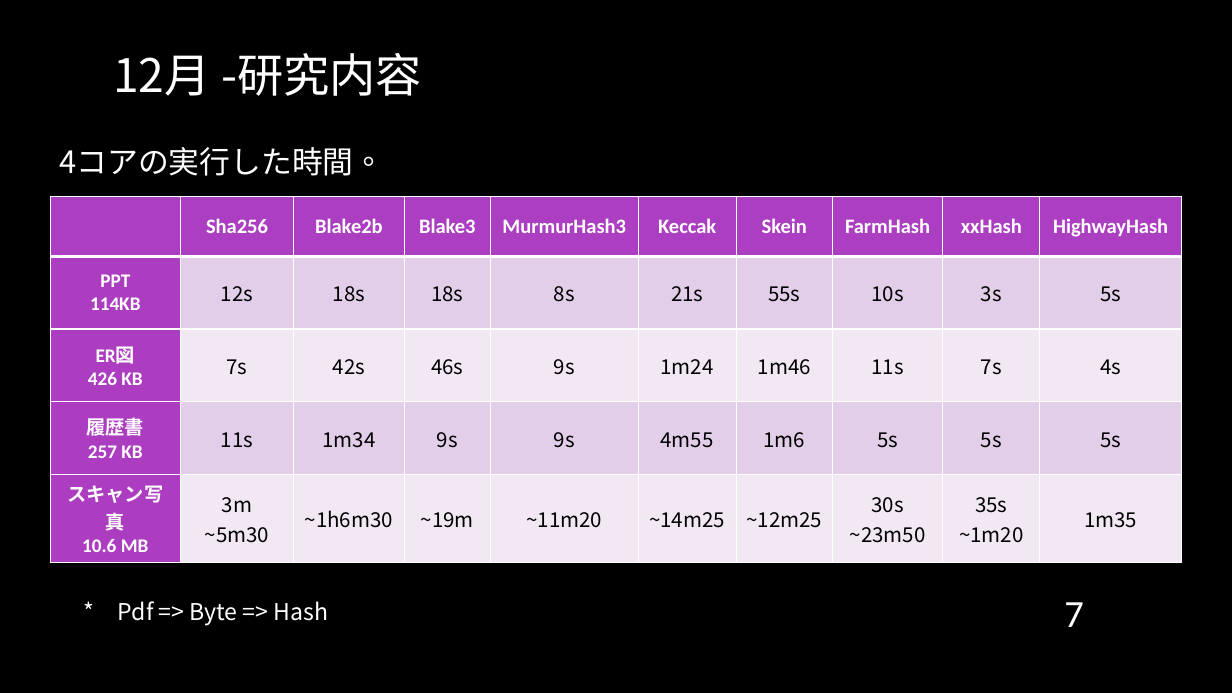
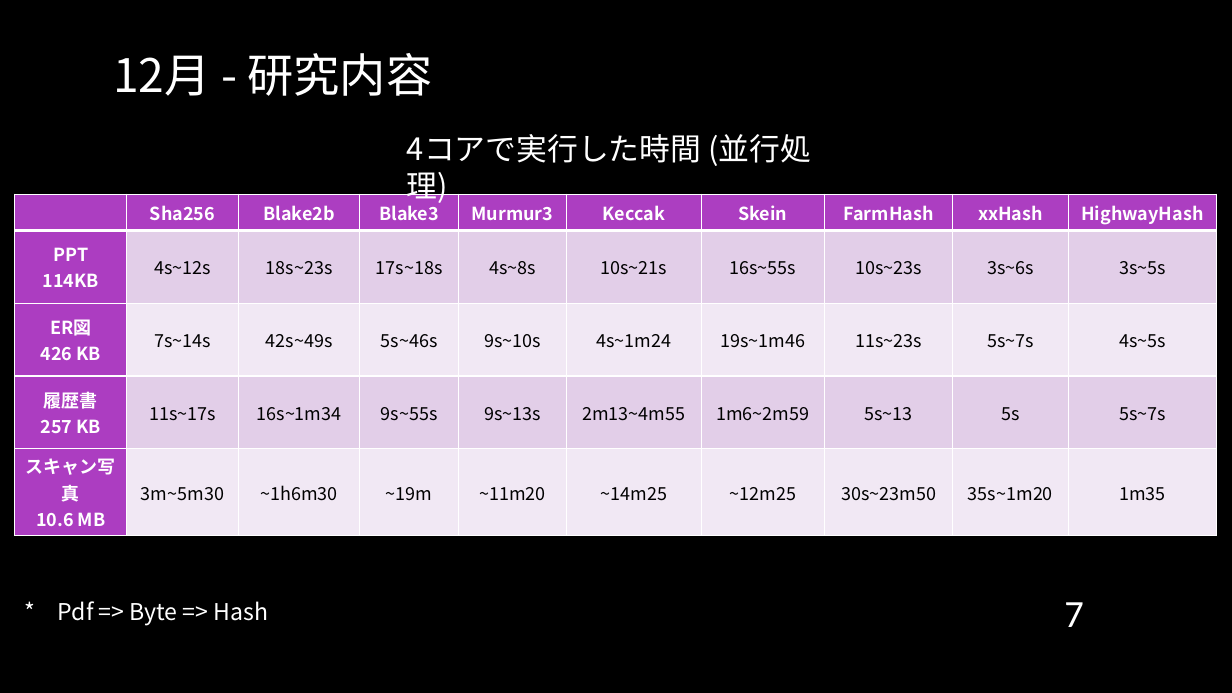
Before and after one commit to cyrusmanosa/Ecc-Year-3, a slide deck: slide 7 of Y3-Sem2/ITゼミ演習II/2024年度_12月報告会_Sk3a04_文家俊.pptx. Drawn at 1232x693 pixels with LibreOffice and Linux fonts; fonts in the diff are those of the drawing; background and template pictures are left out. Boxes give left, top, right and bottom in pixels: in the first picture for what was removed or moved away, otherwise in the second. Text is boxed around its words. In the diff, an @@ line names an element or a change of style, - is before the commit and + after.

```diff
--- a/Y3-Sem2/ITゼミ演習II/2024年度_12月報告会_Sk3a04_文家俊.pptx
+++ b/Y3-Sem2/ITゼミ演習II/2024年度_12月報告会_Sk3a04_文家俊.pptx
@@ title at [113,53,433,96]: spaces changed @@
-12月 -研究内容
+12月 - 研究内容
@@ text at [407,134,811,205]: text changed @@
-4コアの実行した時間。
+4コアで実行した時間 (並行処理)
@@ table at [15,194,1217,530] @@
-row 1, column 5: MurmurHash3
+row 1, column 5: Murmur3
-row 2: PPT / 114KB | 12s | 18s | 18s | 8s | 21s | 55s | 10s | 3s | 5s
+row 2: PPT / 114KB | 4s~12s | 18s~23s | 17s~18s | 4s~8s | 10s~21s | 16s~55s | 10s~23s | 3s~6s | 3s~5s
-row 3: ER図 / 426 KB | 7s | 42s | 46s | 9s | 1m24 | 1m46 | 11s | 7s | 4s
+row 3: ER図 / 426 KB | 7s~14s | 42s~49s | 5s~46s | 9s~10s | 4s~1m24 | 19s~1m46 | 11s~23s | 5s~7s | 4s~5s
-row 4: 履歴書 / 257 KB | 11s | 1m34 | 9s | 9s | 4m55 | 1m6 | 5s | 5s | 5s
+row 4: 履歴書 / 257 KB | 11s~17s | 16s~1m34 | 9s~55s | 9s~13s | 2m13~4m55 | 1m6~2m59 | 5s~13 | 5s | 5s~7s
-row 5: スキャン写真 / 10.6 MB | 3m ~5m30 | ~1h6m30 | ~19m | ~11m20 | ~14m25 | ~12m25 | 30s ~23m50 | 35s ~1m20 | 1m35
+row 5: スキャン写真 / 10.6 MB | 3m~5m30 | ~1h6m30 | ~19m | ~11m20 | ~14m25 | ~12m25 | 30s~23m50 | 35s~1m20 | 1m35
@@ size 16 to 14 pt in "Sha256", "Blake2b", "Blake3", "Keccak" and 11 more places @@
@@ font Calibri to Noto Sans CJK JP in "Sha256", "Blake2b", "Blake3", "Keccak" and 12 more places @@
@@ size 15 to 14 pt in "PPT", "114KB", "ER図", "426 KB" and 4 more places @@
@@ table: place and size @@
-table at [50,197,1181,556]
+table at [15,194,1217,530]
@@ text "* Pdf => Byte => ...": place and size @@
-text "* Pdf => Byte => ..." at [118,601,328,626]
+text "* Pdf => Byte => ..." at [58,601,269,626]
```
Also in this commit, not shown: 6 other slides changed, 7 other files.
